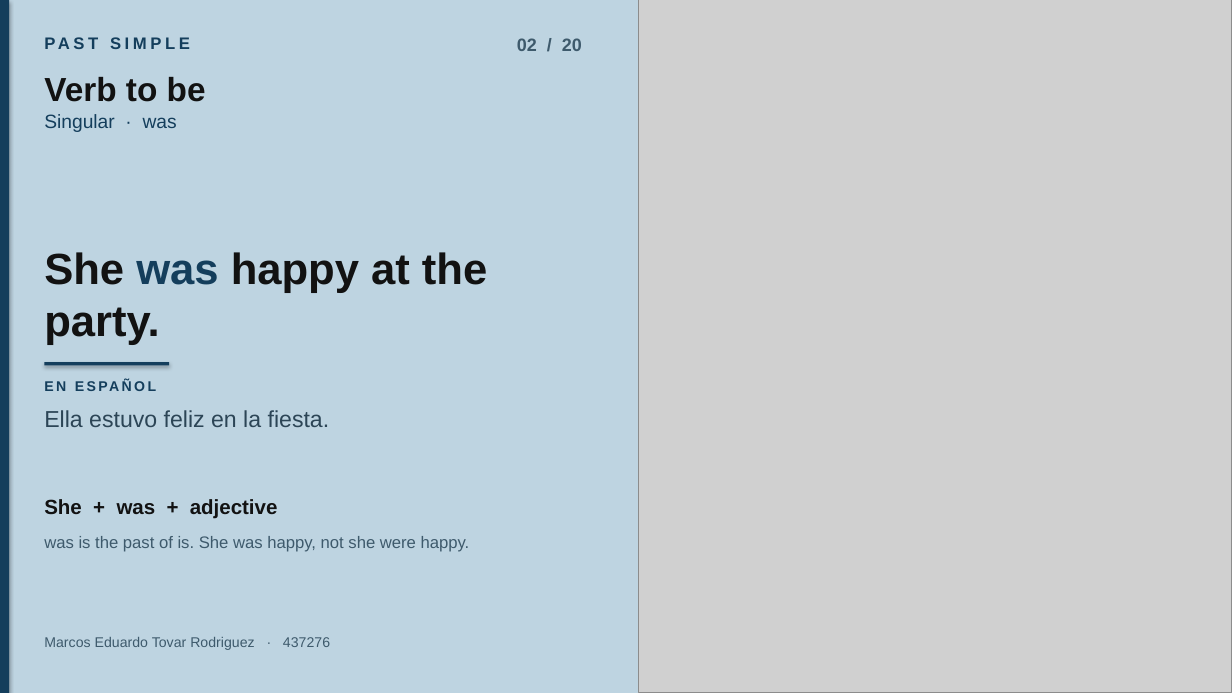
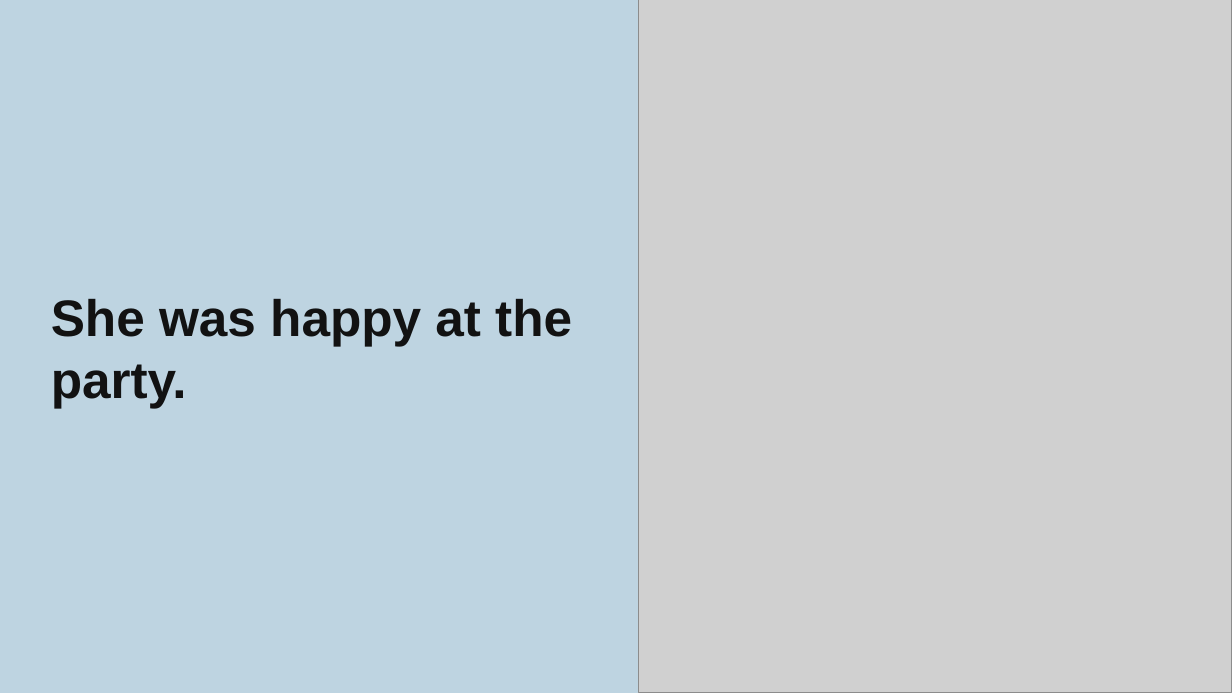
Before and after one commit to etovar-bit/practicaevtetovar, a slide deck: slide 3 of Past_simple_Marcos_Eduardo_Tovar.pptx. Drawn at 1232x693 pixels with LibreOffice and Linux fonts; fonts in the diff are those of the drawing; grey boxes stand for pictures. Boxes give left, top, right and bottom in pixels: in the first picture for what was removed or moved away, otherwise in the second. Text is boxed around its words. In the diff, an @@ line names an element or a change of style, - is before the commit and + after.

```diff
--- a/Past_simple_Marcos_Eduardo_Tovar.pptx
+++ b/Past_simple_Marcos_Eduardo_Tovar.pptx
@@ rectangle removed at box(0, 0, 9, 693) @@
@@ text removed at box(44, 33, 377, 63) @@
-PAST SIMPLE
@@ text removed at box(517, 38, 582, 51) @@
-02 / 20
@@ text removed at box(44, 77, 206, 102) @@
-Verb to be
@@ text removed at box(44, 114, 177, 132) @@
-Singular · was
@@ text "She was happy at the ...": place and size @@
-text "She was happy at the ..." at box(44, 252, 487, 345)
+text "She was happy at the ..." at box(51, 299, 572, 409)
@@ text "She was happy at the ..." at box(51, 299, 572, 409): size 34 to 40 pt; text colour #143E5C to #121212 in "was"; line spacing 0.98 to 1.02; vertical alignment bottom to middle @@
@@ rectangle removed at box(44, 362, 169, 366) @@
@@ text removed at box(44, 377, 580, 401) @@
-EN ESPAÑOL
@@ text removed at box(44, 410, 330, 427) @@
-Ella estuvo feliz en la fiesta.
@@ text removed at box(44, 499, 278, 519) @@
-She + was + adjective
@@ text removed at box(44, 536, 470, 552) @@
-was is the past of is. She was happy, not she were happy.
@@ text removed at box(44, 637, 330, 650) @@
-Marcos Eduardo Tovar Rodriguez · 437276
```
Also in this commit, not shown: 18 other slides changed, 1 slide added, 1 slide removed.
